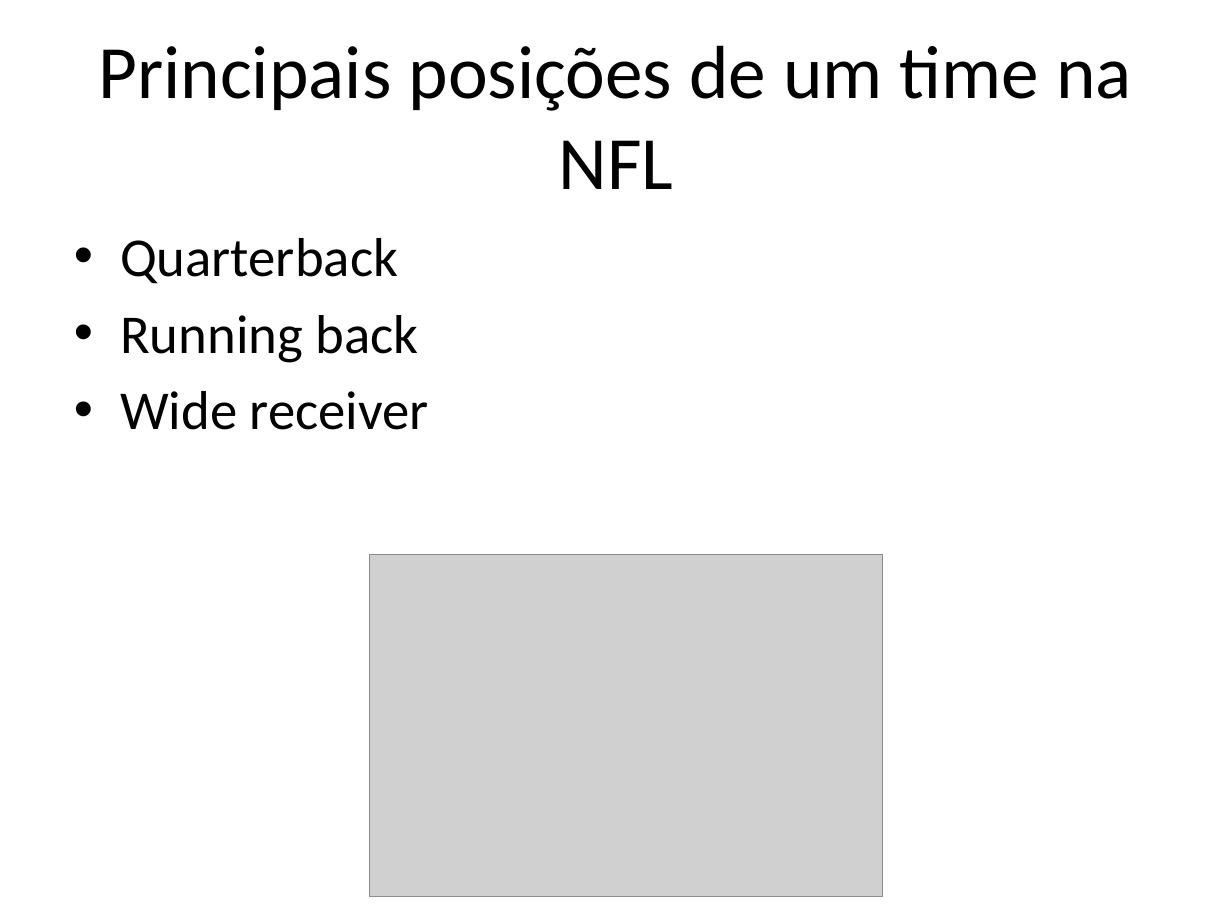
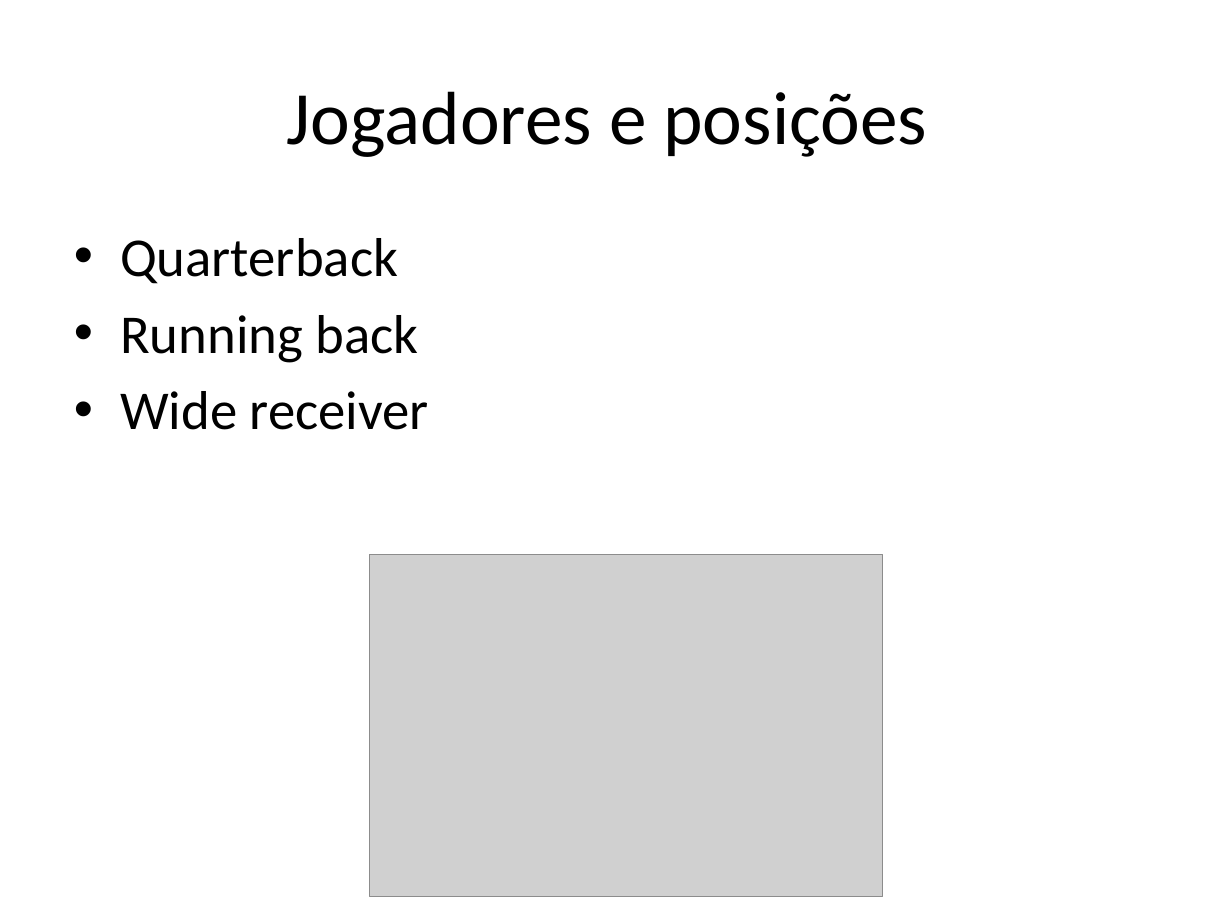
Before and after one commit to lcdlemos/EstagioNutes, a slide deck: slide 4 of IA/auto_apresentacao_IA.pptx. Drawn at 1232x924 pixels with LibreOffice and Linux fonts; fonts in the diff are those of the drawing; grey boxes stand for pictures. Boxes give left, top, right and bottom in pixels: in the first picture for what was removed or moved away, otherwise in the second. Text is boxed around its words. In the diff, an @@ line names an element or a change of style, - is before the commit and + after.

```diff
--- a/IA/auto_apresentacao_IA.pptx
+++ b/IA/auto_apresentacao_IA.pptx
@@ title at (287,91,927,157): text changed @@
-Principais posições de um time na NFL
+Jogadores e posições
```
Also in this commit, not shown: 8 other slides changed, 9 slides added, 5 slides removed, 7 other files.
